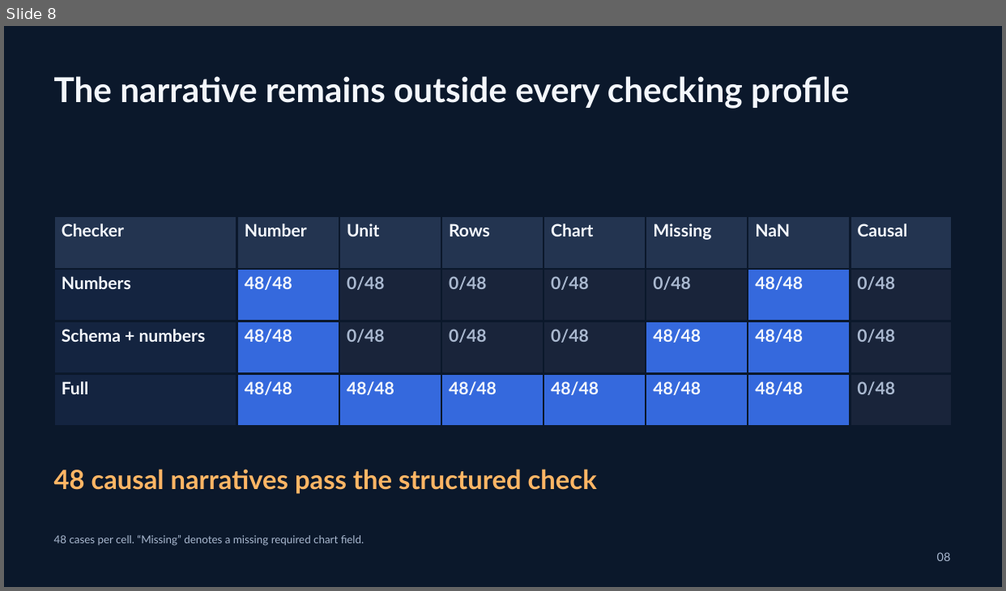
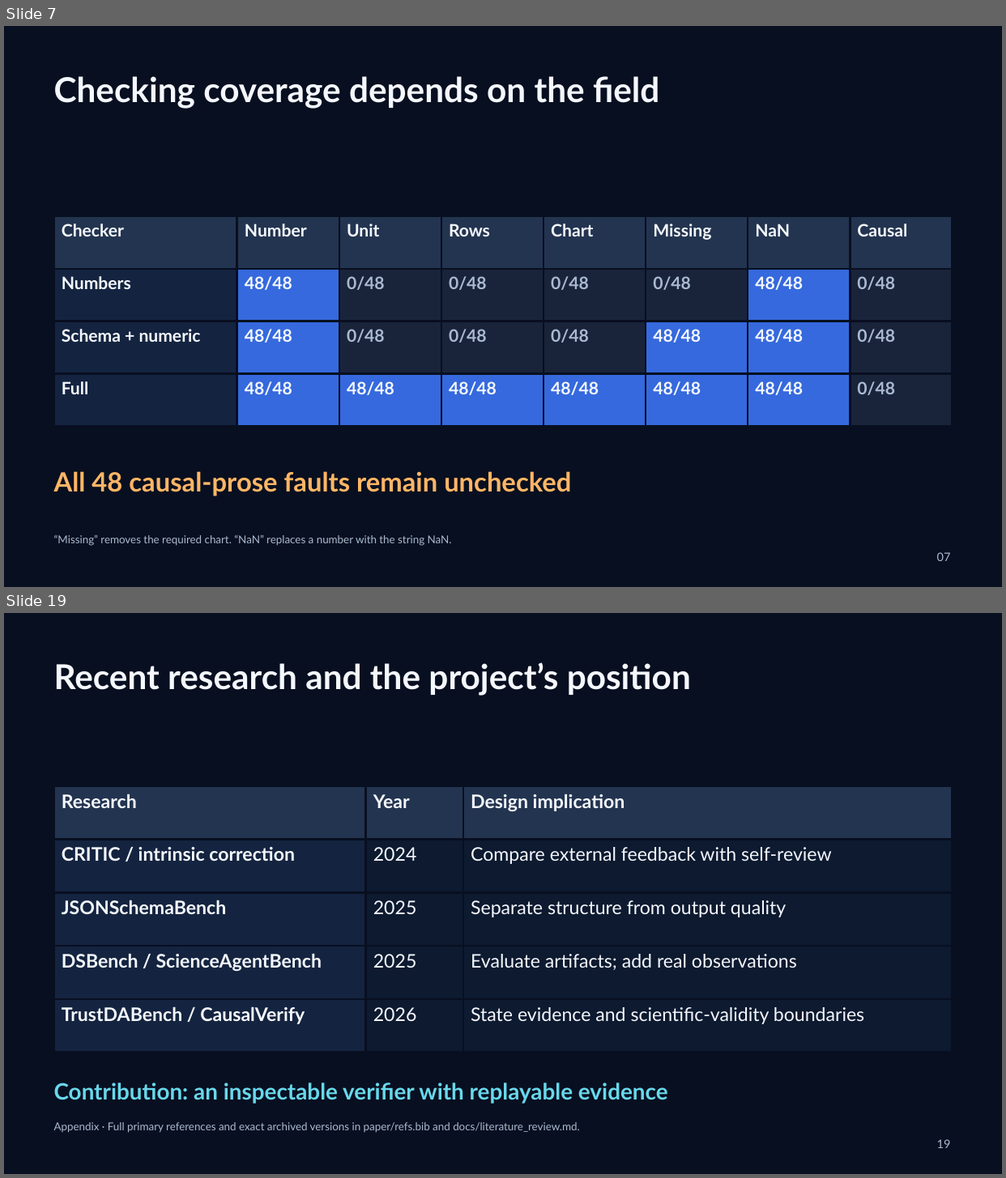
Before and after one commit to naazzarov/trustverify-ai-analysis, a slide deck: presentation/TrustVerify-Dark-Defense.pptx. Shown one above the other, each under a label of ours: slide 8 before the commit, slides 7 and 19 after it; the slides between them are not shown. The pictures are 1006x591 and 1006x1178 pixels, drawn with LibreOffice and Linux fonts; fonts in the diff are those of the drawing. Boxes give left, top, right and bottom in pixels: in the first picture for what was removed or moved away, otherwise in the second. Text is boxed around its words. In the diff, an @@ line names an element or a change of style, - is before the commit and + after.

Commit message:
Complete SCU report and editable 22-slide research defense

```diff
--- a/presentation/TrustVerify-Dark-Defense.pptx
+++ b/presentation/TrustVerify-Dark-Defense.pptx
@@ slide 19 added at bbox=[4, 613, 1002, 1174], background #080F20 @@
@@ text added at bbox=[54, 662, 691, 696], 33 pt, text #F4F7FC, bold @@
+Recent research and the project’s position
@@ table added at bbox=[54, 786, 953, 1053], 5 rows, 3 columns @@
+Research | Year | Design implication
+CRITIC / intrinsic correction | 2024 | Compare external feedback with self-review
+JSONSchemaBench | 2025 | Separate structure from output quality
+DSBench / ScienceAgentBench | 2025 | Evaluate artifacts; add real observations
+TrustDABench / CausalVerify | 2026 | State evidence and scientific-validity boundaries
@@ text added at bbox=[54, 1083, 668, 1104], 21.8 pt, text #68D8EB, bold @@
+Contribution: an inspectable verifier with replayable evidence
@@ text added at bbox=[54, 1122, 580, 1133], 10.5 pt, text #AAB9D0 @@
+Appendix · Full primary references and exact archived versions in paper/refs.bib and docs/literature_review.md.
@@ text added at bbox=[937, 1139, 951, 1148], 11.2 pt, text #AAB9D0 @@
+19
@@ what was slide 8 is now slide 7 @@
@@ slide 7 changed as well @@
@@ background #0B182B to #080F20 @@
@@ text at bbox=[54, 76, 659, 109]: text changed @@
-The narrative remains outside every checking profile
+Checking coverage depends on the field
@@ table at bbox=[54, 216, 950, 426] @@
-row 3, column 1: Schema + numbers
+row 3, column 1: Schema + numeric
@@ borders changed @@
@@ text at bbox=[54, 472, 571, 497]: text changed @@
-48 causal narratives pass the structured check
+All 48 causal-prose faults remain unchecked
@@ text at bbox=[54, 535, 452, 546]: text changed @@
-48 cases per cell. “Missing” denotes a missing required chart field.
+“Missing” removes the required chart. “NaN” replaces a number with the string NaN.
@@ text at bbox=[937, 552, 951, 561]: text changed @@
-08
+07
```
Also in this commit, not shown: 6 other slides changed, 14 other slides added, 9 slides removed, 41 other files.
